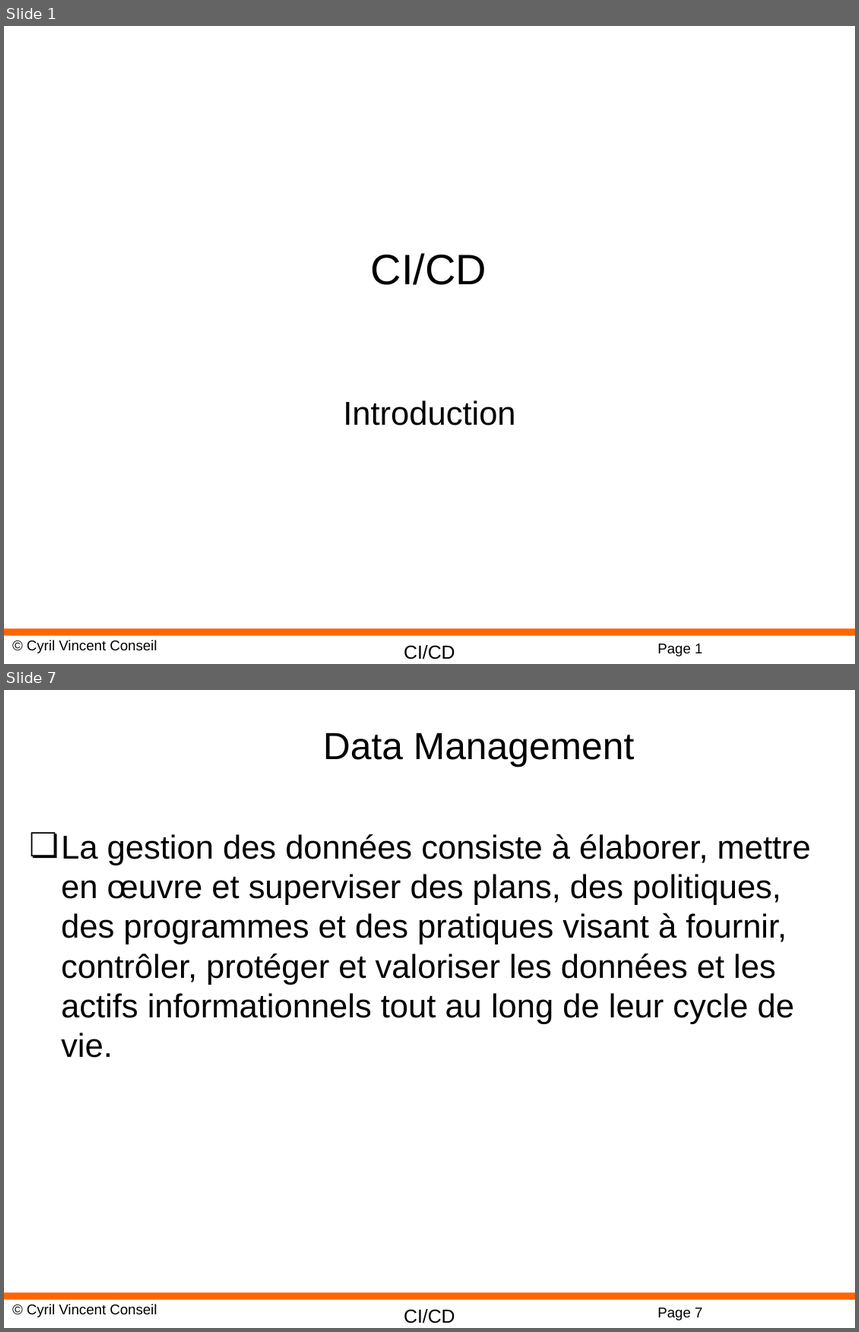
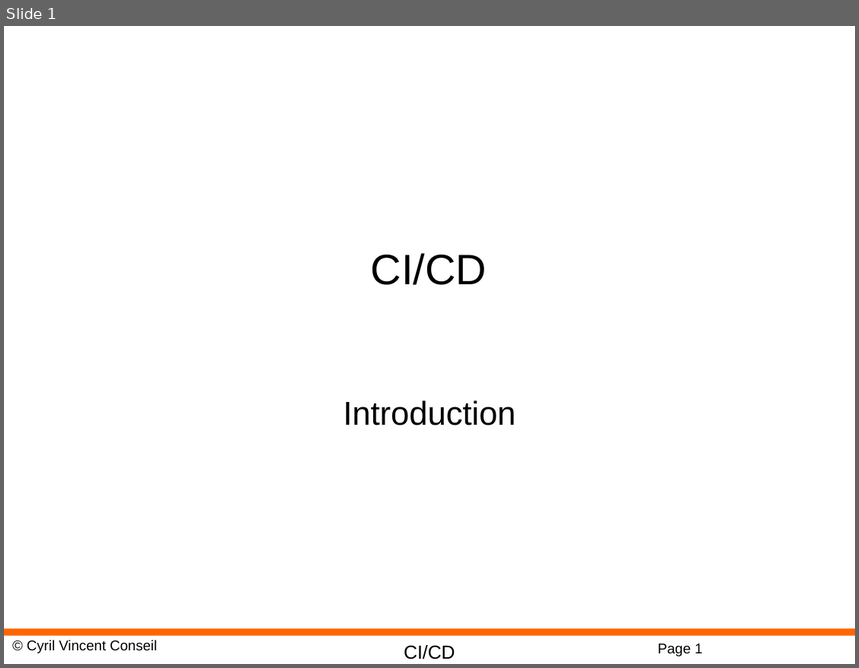
Before and after one commit to cyrilvincent/cicd, a slide deck: ppt/CICD13-Env-Strategies.todo.pptx. Shown one above the other, each under a label of ours: slides 1 and 7 before the commit, slide 1 after it; the slides between them are not shown. The pictures are 859x1332 and 859x668 pixels, drawn with LibreOffice and Linux fonts; fonts in the diff are those of the drawing; background and template pictures are left out. Boxes give left, top, right and bottom in pixels: in the first picture for what was removed or moved away, otherwise in the second. Text is boxed around its words. In the diff, an @@ line names an element or a change of style, - is before the commit and + after.

```diff
--- a/ppt/CICD13-Env-Strategies.todo.pptx
+++ b/ppt/CICD13-Env-Strategies.todo.pptx
@@ slide 7 removed at (x1=4, y1=690, x2=855, y2=1328), background #FFFFFF; not listed: 4 template elements that a slide beside it also shows @@
@@ title removed at (x1=323, y1=733, x2=634, y2=767) @@
-Data Management
@@ text removed at (x1=61, y1=834, x2=811, y2=1058) @@
-❏ La gestion des données consiste à élaborer, mettre en œuvre et superviser des plans, des politiques, des programmes et des pratiques visant à fournir, contrôler, protéger et valoriser les données et les actifs informationnels tout au long de leur cycle de vie.
```
Also in this commit, not shown: 4 slides added, 29 other slides removed, 14 other files.
